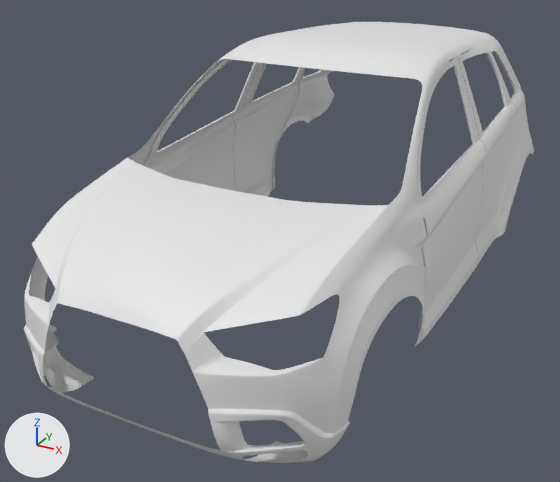
What one commit did to the Blender file Mitsubishi_ASX.blend.
Rendered twice from a 50 mm lens placed at (2.16, -4.62, 1.83), pointed at (-0.19, -0.34, -0.31). Arrows for +X, +Y and +Z are at lower left; the lights stay in place.

The scene before the commit, as lines of its bpy script (objects in view):
```python
ob_mitshibuishi_asx = bpy.data.objects.new('Mitshibuishi ASX', me_plane_001)
ob_mitshibuishi_asx.location = (0.0, -1.483, 0.0)
ob_mitshibuishi_asx_002 = bpy.data.objects.new('Mitshibuishi ASX.002', me_plane_005)
ob_mitshibuishi_asx_002.location = (0.011, -1.499, 0.0)
ob_plane_002 = bpy.data.objects.new('Plane.002', me_plane_002)
ob_plane_002.location = (0.0, -1.483, 0.0)
```
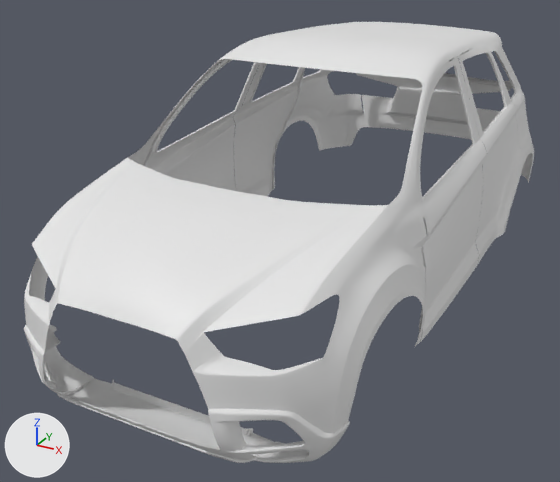
What changed in the scene script:
```text
Add me_plane_004:
    me_plane_004.from_pydata(...)  # 71 vertices, 49 faces; spans x -0.011..0.595, y -0.696..-0.316, z -0.698..-0.555
    me_plane_004.polygons.foreach_set('use_smooth', [True] * 49)
Change ob_plane_002:
    remove ob_plane_002.hide_set(True)
Add ob_mitshibuishi_asx_001:
    ob_mitshibuishi_asx_001 = bpy.data.objects.new('Mitshibuishi ASX.001', me_plane_004)
    ob_mitshibuishi_asx_001.location = (0.011, -1.499, 0.0)
    _vg = ob_mitshibuishi_asx_001.vertex_groups.new(name='ShrinkWrap')
    _vg.add([0, 1, 2, 3, 4, 24], 1.0, 'REPLACE')
    _m = ob_mitshibuishi_asx_001.modifiers.new('Mirror', 'MIRROR')
    _m.use_clip = True
    _m.mirror_object = ob_mitshibuishi_asx
    _m = ob_mitshibuishi_asx_001.modifiers.new('Bevel', 'BEVEL')
    _m.limit_method = 'WEIGHT'
    _m = ob_mitshibuishi_asx_001.modifiers.new('Subdivision', 'SUBSURF')
    _m.levels = 3
    _m = ob_mitshibuishi_asx_001.modifiers.new('Shrinkwrap', 'SHRINKWRAP')
    _m.target = ob_mitshibuishi_guide
    _m.vertex_group = 'ShrinkWrap'
```

Location of each change, (x1, y1, x2, y2) in pixels of the pictures (560 x 482 px):
'Plane.002', shown
    after: (309, 24, 534, 183)
'Mitshibuishi ASX.001', added
    after: (57, 379, 274, 463)
